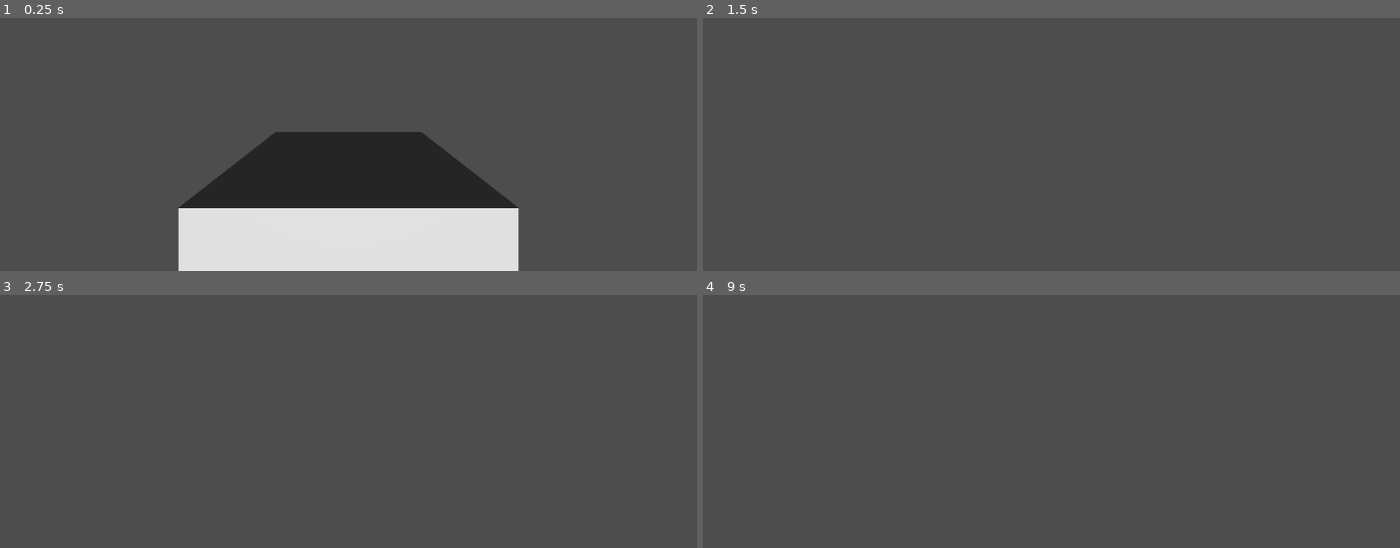
Above: before the commit, frames 1-4 (two rows, left to right).
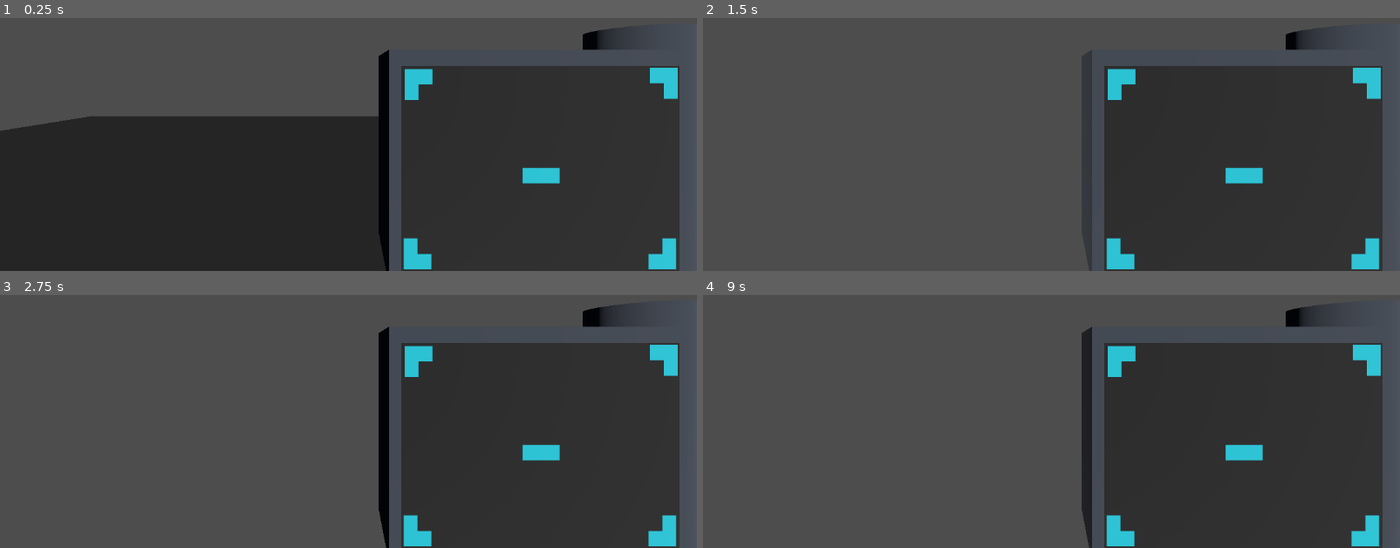
Above: after the commit, the same moments.

Repository: Nitro-Carwash/Ductworks
Game: Godot game, scene res://game.tscn
The game is run twice, just before and just after one commit, with the same random seed, the same clock (stepped at 60 frames per second) and the same inputs.
Inputs (mouse positions are in pixels of both pictures, inside the frame that each line leads up to):
- Up to frame 1 (0.25 s): no input
- Up to frame 2 (1.5 s): tap Enter at 0.5 s; move the mouse to (1086, 73) at 0.52 s; hold W (move_forward) from 0.53 s (still down); move the mouse to (1016, 76) at 1.27 s
- Up to frame 3 (2.75 s): keep holding W (move_forward); tap Space at 2 s; move the mouse to (362, 345) at 2.02 s
- Up to frame 4 (9 s): tap Enter at 2.75, 4.25 s; move the mouse to (1044, 358) at 2.77 s; tap Space at 3.5, 5 s; move the mouse to (1100, 355) at 3.52 s; move the mouse to (995, 348) at 4.27 s; move the mouse to (1058, 353) at 5.02 s; move the mouse to (1023, 343) at 5.77 s; release W (move_forward) at 5.78 s; hold D (move_right) 5.78-6.53 s; move the mouse to (1086, 350) at 6.52 s; hold W (move_forward) 6.53-8.78 s; move the mouse to (1016, 353) at 7.27 s; move the mouse to (1065, 345) at 8.02 s; move the mouse to (1044, 358) at 8.77 s; hold A (move_left) from 8.78 s (still down)

The runs differ from the first frame. In frame 1, 58% of the frame differs, in the area x 0-98%, y 3-100%; in frame 2, 33%; in frame 3, 34%; in frame 4, 34%.

Commit message:
Put tablet in hand

Diff:
--- a/Level.tscn
+++ b/Level.tscn
@@ -1,36 +1,30 @@
-[gd_scene load_steps=8 format=3 uid="uid://6dlic6alho3q"]
+[gd_scene load_steps=6 format=3 uid="uid://6dlic6alho3q"]
 
-[ext_resource type="Script" path="res://Level.gd" id="1_6q0te"]
-[ext_resource type="PackedScene" uid="uid://uosc1v2t2ahs" path="res://tablet_viewport.tscn" id="1_gcsyd"]
 [ext_resource type="PackedScene" uid="uid://cwd3g738jkfas" path="res://Player.tscn" id="3_mdhvd"]
 
-[sub_resource type="PlaneMesh" id="PlaneMesh_w07ju"]
+[sub_resource type="GDScript" id="GDScript_6ra1h"]
+script/source = "extends Node3D
+"
 
 [sub_resource type="Environment" id="Environment_u1vsv"]
 ambient_light_color = Color(0.372549, 0.372549, 0.372549, 1)
 
 [sub_resource type="CameraAttributesPractical" id="CameraAttributesPractical_l8eur"]
 
-[sub_resource type="BoxMesh" id="BoxMesh_b7mii"]
+[sub_resource type="PlaneMesh" id="PlaneMesh_58271"]
+size = Vector2(20, 20)
 
 [node name="Level" type="Node3D"]
-script = ExtResource("1_6q0te")
+script = SubResource("GDScript_6ra1h")
 
 [node name="DirectionalLight3D" type="DirectionalLight3D" parent="."]
 light_energy = 2.371
-
-[node name="TabletQuad" type="MeshInstance3D" parent="."]
-mesh = SubResource("PlaneMesh_w07ju")
-
-[node name="TabletViewport" parent="." instance=ExtResource("1_gcsyd")]
 
 [node name="WorldEnvironment" type="WorldEnvironment" parent="."]
 environment = SubResource("Environment_u1vsv")
 camera_attributes = SubResource("CameraAttributesPractical_l8eur")
 
+[node name="Player" parent="." instance=ExtResource("3_mdhvd")]
+
 [node name="MeshInstance3D" type="MeshInstance3D" parent="."]
-transform = Transform3D(1, 0, 0, 0, 1, 0, 0, 0, 1, 0, 0, -1.25034)
-mesh = SubResource("BoxMesh_b7mii")
-
-[node name="Player" parent="." instance=ExtResource("3_mdhvd")]
-transform = Transform3D(1, 0, 0, 0, 1, 0, 0, 0, 1, 0, 0.890126, 0)
+mesh = SubResource("PlaneMesh_58271")
--- a/Player.tscn
+++ b/Player.tscn
@@ -1,6 +1,7 @@
-[gd_scene load_steps=3 format=3 uid="uid://cwd3g738jkfas"]
+[gd_scene load_steps=4 format=3 uid="uid://cwd3g738jkfas"]
 
 [ext_resource type="Script" path="res://Player.gd" id="1_of1yi"]
+[ext_resource type="PackedScene" uid="uid://cx80lvtbvvrm" path="res://tablet.tscn" id="2_701li"]
 
 [sub_resource type="CapsuleShape3D" id="CapsuleShape3D_7ybbt"]
 
@@ -8,6 +9,16 @@
 script = ExtResource("1_of1yi")
 
 [node name="CollisionShape3D" type="CollisionShape3D" parent="."]
+transform = Transform3D(1, 0, 0, 0, 1, 0, 0, 0, 1, 0, 1, 0)
 shape = SubResource("CapsuleShape3D_7ybbt")
 
-[node name="Camera3D" type="Camera3D" parent="."]
+[node name="Head" type="Marker3D" parent="."]
+transform = Transform3D(1, 0, 0, 0, 1, 0, 0, 0, 1, 0, 1.6, 0)
+
+[node name="Camera3D" type="Camera3D" parent="Head"]
+
+[node name="HandPivot" type="Marker3D" parent="Head"]
+transform = Transform3D(1, 0, 0, 0, 1, 0, 0, 0, 1, 0.27, -0.4, 0)
+
+[node name="Tablet" parent="Head/HandPivot" instance=ExtResource("2_701li")]
+transform = Transform3D(1, 0, 0, 0, 1, 0, 0, 0, 1, 0.201377, 0.167945, -0.748286)
--- a/Level.gd
+++ b/tablet.gd
@@ -1,12 +1,11 @@
 extends Node3D
 
 
-# Called when the node enters the scene tree for the first time.
 func _ready():
 	# Godot currently gives a nonsense error if you try to set the viewport material via the inspector, so we'll wait two frames and then create a new material and set it ourselves.
 	# The error doesn't actually seem to impact anything? But why risk it
 	# The side-effect is that now we have to make any edits to this material in code instead of the inspector...
-	# Bug link: https://github.com/godotengine/godot/issues/66247
+	# Tracker link: https://github.com/godotengine/godot/issues/66247
 
 	# Let two frames pass to make sure the viewport is captured.
 	await get_tree().process_frame
@@ -16,4 +15,4 @@
 	var viewport_material : StandardMaterial3D = StandardMaterial3D.new()
 	viewport_material.albedo_texture = $TabletViewport.get_texture()
 	viewport_material.albedo_texture_force_srgb = true
-	$TabletQuad.set_surface_override_material(0, viewport_material)
+	$TabletScreenMesh.set_surface_override_material(0, viewport_material)
--- /dev/null
+++ b/tablet.tscn
@@ -0,0 +1,45 @@
+[gd_scene load_steps=8 format=3 uid="uid://cx80lvtbvvrm"]
+
+[ext_resource type="Script" path="res://tablet.gd" id="1_ptblp"]
+[ext_resource type="PackedScene" uid="uid://cg45dtax8bfjw" path="res://tablet_screen.tscn" id="2_ou54n"]
+
+[sub_resource type="QuadMesh" id="QuadMesh_mdcjy"]
+size = Vector2(0.685, 0.51)
+
+[sub_resource type="BoxMesh" id="BoxMesh_m22i4"]
+size = Vector3(1, 0.8, 0.3)
+
+[sub_resource type="StandardMaterial3D" id="StandardMaterial3D_q0gqk"]
+albedo_color = Color(0.129412, 0.14902, 0.180392, 1)
+
+[sub_resource type="CylinderMesh" id="CylinderMesh_gij3b"]
+top_radius = 0.15
+bottom_radius = 0.15
+height = 0.95
+
+[sub_resource type="StandardMaterial3D" id="StandardMaterial3D_ipwld"]
+albedo_color = Color(0.129412, 0.14902, 0.180392, 1)
+
+[node name="Tablet" type="Node3D"]
+script = ExtResource("1_ptblp")
+
+[node name="TabletScreenMesh" type="MeshInstance3D" parent="."]
+transform = Transform3D(1, 0, 0, 0, 1, 0, 0, 0, 1, 0, 0, 0.12)
+mesh = SubResource("QuadMesh_mdcjy")
+
+[node name="TabletModel" type="Node3D" parent="."]
+transform = Transform3D(0.74, 0, 0, 0, 0.74, 0, 0, 0, 0.74, 0, 0, 0)
+
+[node name="Block" type="MeshInstance3D" parent="TabletModel"]
+mesh = SubResource("BoxMesh_m22i4")
+surface_material_override/0 = SubResource("StandardMaterial3D_q0gqk")
+
+[node name="Handle" type="MeshInstance3D" parent="TabletModel"]
+transform = Transform3D(1, 0, 0, 0, 1, 0, 0, 0, 1, 0.494329, 0.0140505, 0)
+mesh = SubResource("CylinderMesh_gij3b")
+surface_material_override/0 = SubResource("StandardMaterial3D_ipwld")
+
+[node name="TabletViewport" type="SubViewport" parent="."]
+size = Vector2i(600, 400)
+
+[node name="Tablet" parent="TabletViewport" instance=ExtResource("2_ou54n")]
--- a/tablet_screen.tscn
+++ b/tablet_screen.tscn
@@ -18,17 +18,17 @@
 texture = ExtResource("1_t8e63")
 
 [node name="ne" type="Sprite2D" parent="."]
-position = Vector2(422, 213)
+position = Vector2(26, 373)
 texture = ExtResource("2_2xtf7")
 
 [node name="nw" type="Sprite2D" parent="."]
-position = Vector2(341, 133)
+position = Vector2(573, 373)
 texture = ExtResource("3_ql0c5")
 
 [node name="se" type="Sprite2D" parent="."]
-position = Vector2(207, 258)
+position = Vector2(28, 26)
 texture = ExtResource("4_pcsfl")
 
 [node name="sw" type="Sprite2D" parent="."]
-position = Vector2(317, 288)
+position = Vector2(576, 24)
 texture = ExtResource("5_xlvdv")
